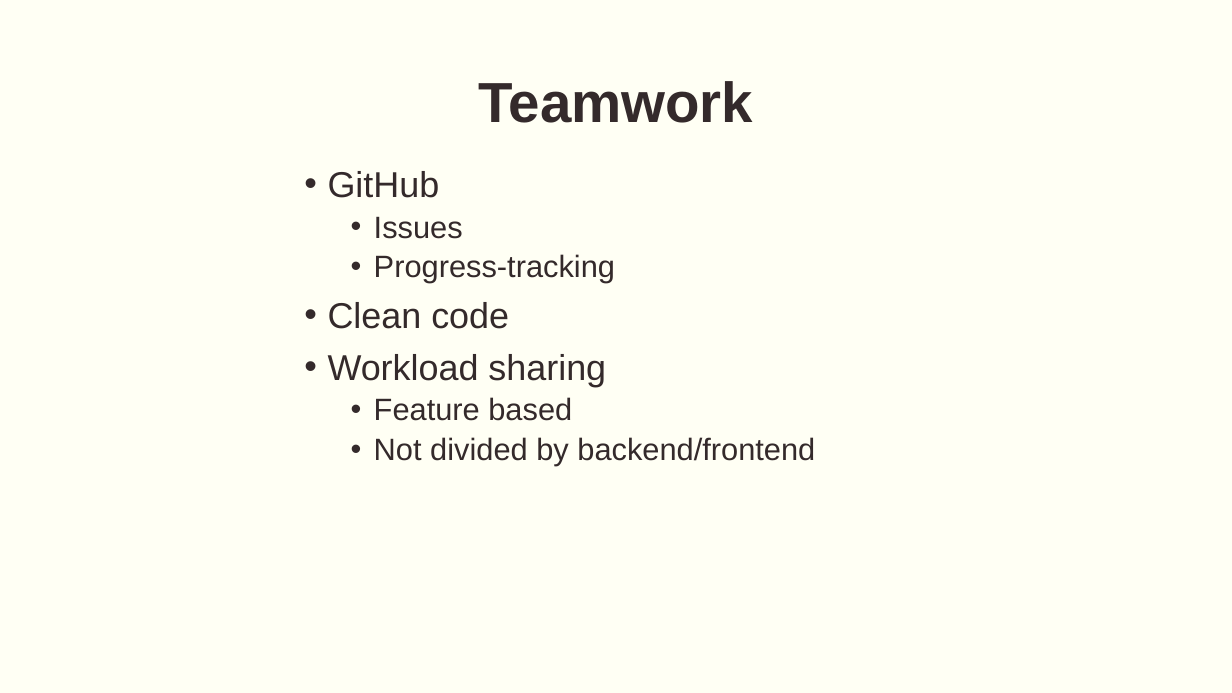
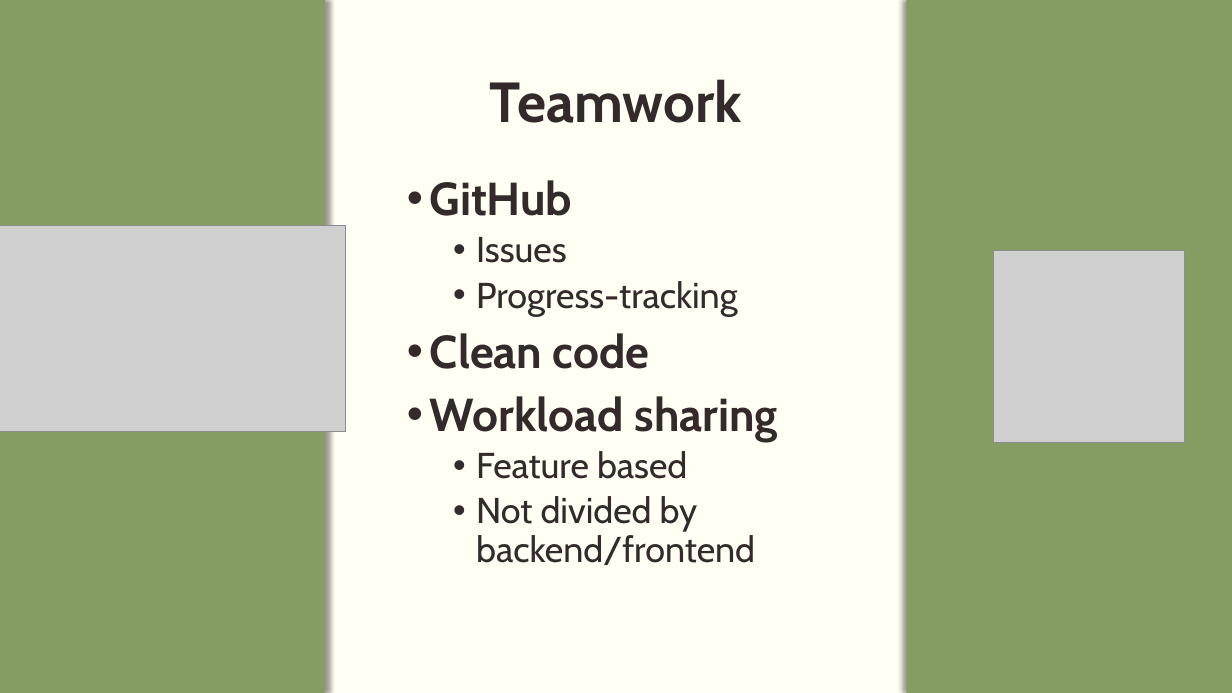
Before and after one commit to momikadragoner/Vizsgaremek, a slide deck: slide 9 of PPT/Agora(2).pptx. Drawn at 1232x693 pixels with LibreOffice and Linux fonts; fonts in the diff are those of the drawing; grey boxes stand for pictures. Boxes give left, top, right and bottom in pixels: in the first picture for what was removed or moved away, otherwise in the second. Text is boxed around its words. In the diff, an @@ line names an element or a change of style, - is before the commit and + after.

Commit message:
code cleanup + bugfix

```diff
--- a/PPT/Agora(2).pptx
+++ b/PPT/Agora(2).pptx
@@ rectangle added at <box>0,0,325,693</box>, fill #859C62 @@
@@ rectangle added at <box>907,0,1232,693</box>, fill #859C62 @@
@@ title "Teamwork" at <box>490,79,742,123</box>: font Arial to Cabin @@
@@ text "GitHub": place and size @@
-text "GitHub" at <box>328,171,815,466</box>
+text "GitHub" at <box>430,180,777,565</box>
@@ text "GitHub" at <box>430,180,777,565</box>: size 28 to 36 pt, bold on in "GitHub", "Clean code", "Workload sharing"; font Arial to Cabin; size 24 to 28 pt in "Issues", "Progress-tracking", "Feature based", "Not divided by backend/frontend" @@
@@ picture added at <box>0,226,346,432</box> @@
@@ picture added at <box>994,250,1185,442</box> @@
```
Also in this commit, not shown: 9 other slides changed, 42 other files.
